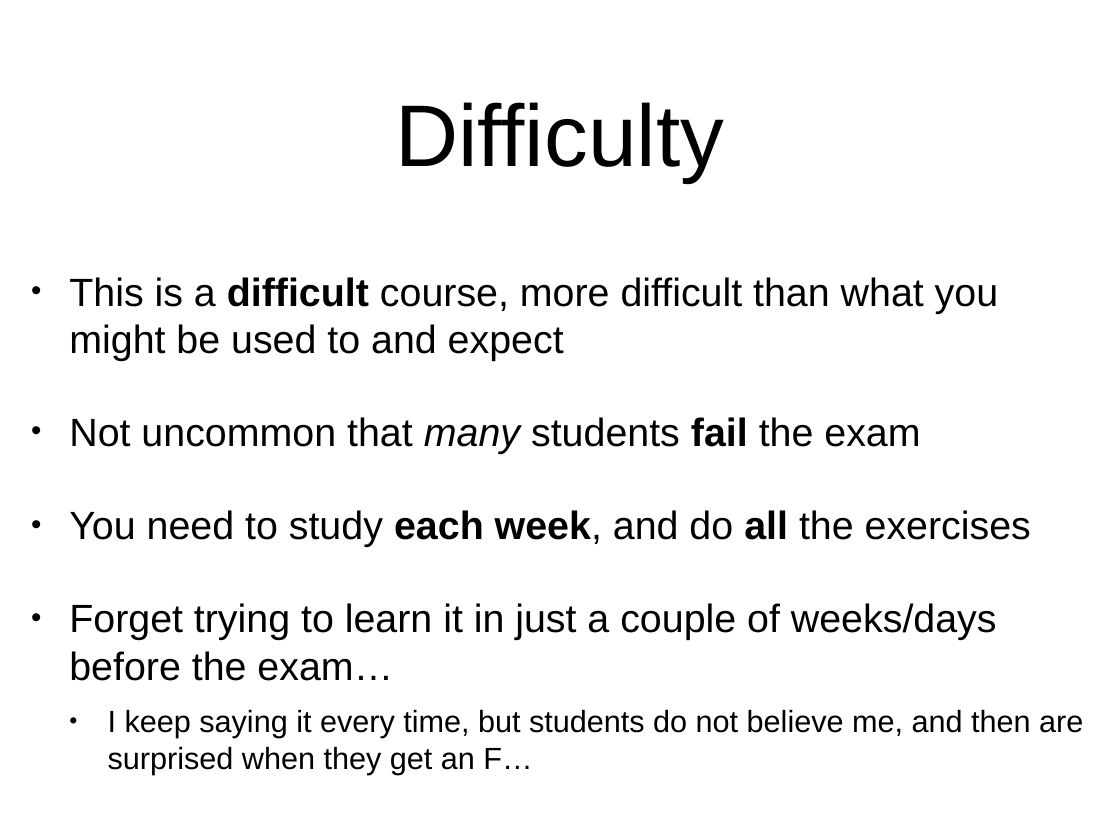
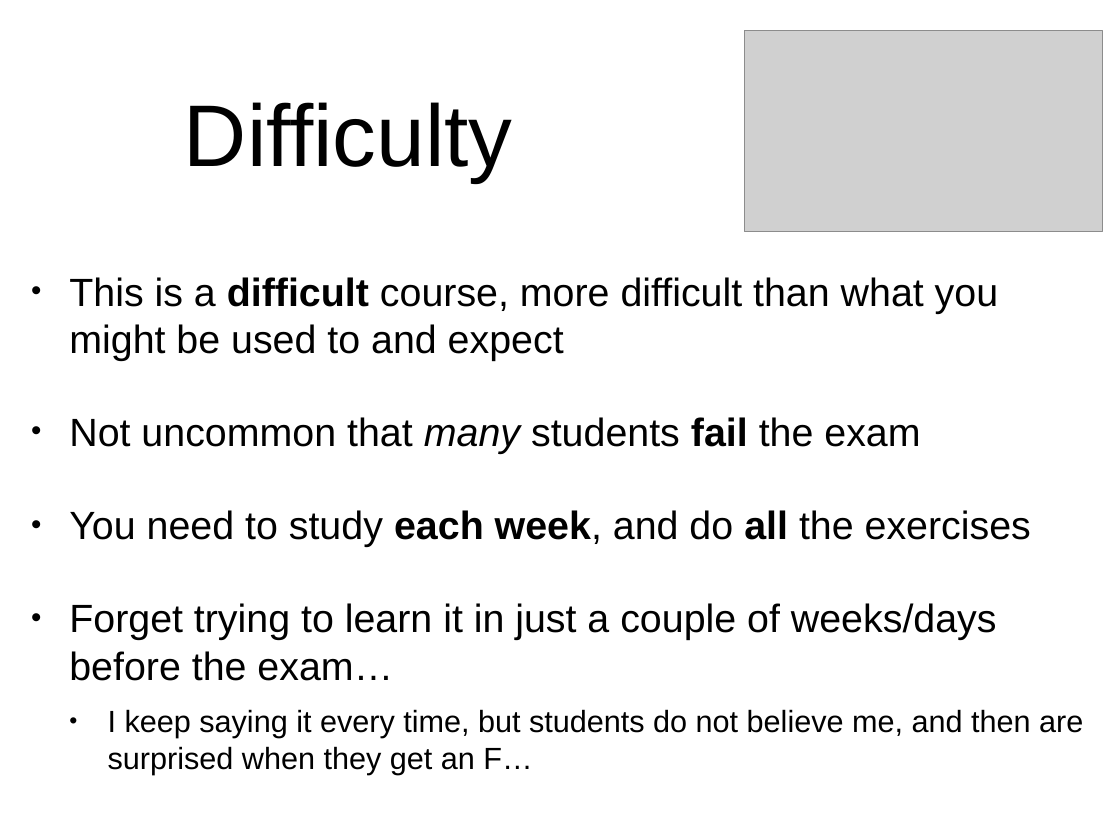
Before and after one commit to arcuri82/algorithms, a slide deck: slide 16 of docs/slides/01/01_intro.pptx. Drawn at 1120x840 pixels with LibreOffice and Linux fonts; fonts in the diff are those of the drawing; grey boxes stand for pictures. Boxes give left, top, right and bottom in pixels: in the first picture for what was removed or moved away, otherwise in the second. Text is boxed around its words. In the diff, an @@ line names an element or a change of style, - is before the commit and + after.

```diff
--- a/docs/slides/01/01_intro.pptx
+++ b/docs/slides/01/01_intro.pptx
@@ title "Difficulty": place and size @@
-title "Difficulty" at (395,102,724,182)
+title "Difficulty" at (184,102,513,182)
@@ picture added at (744,31,1103,232) @@
```
Also in this commit, not shown: 3 other slides changed, 1 slide added, 3 other files.
